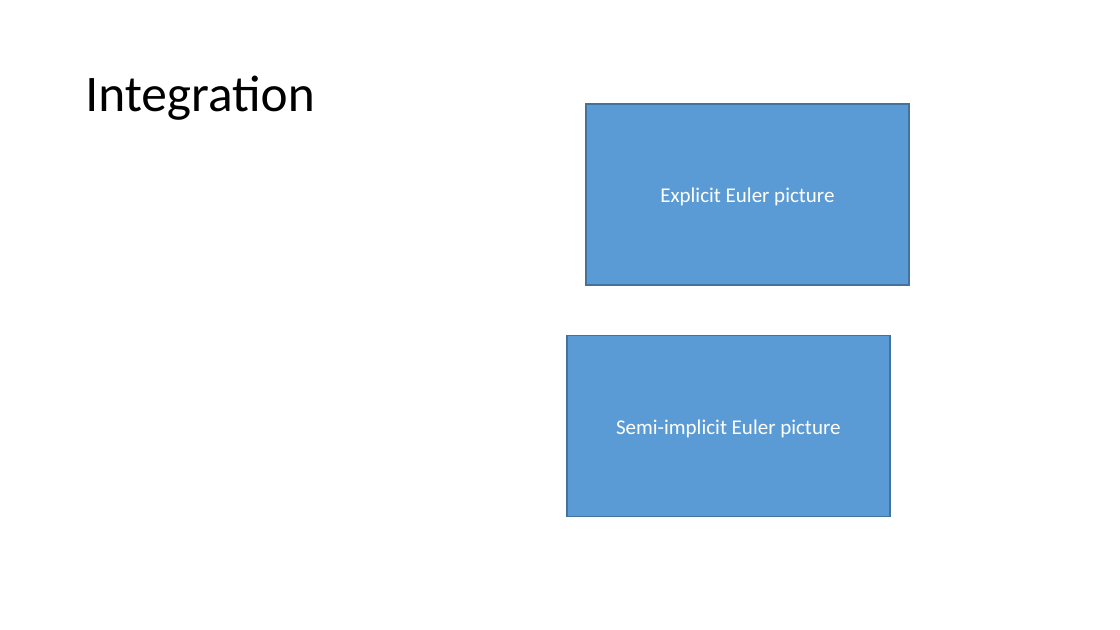
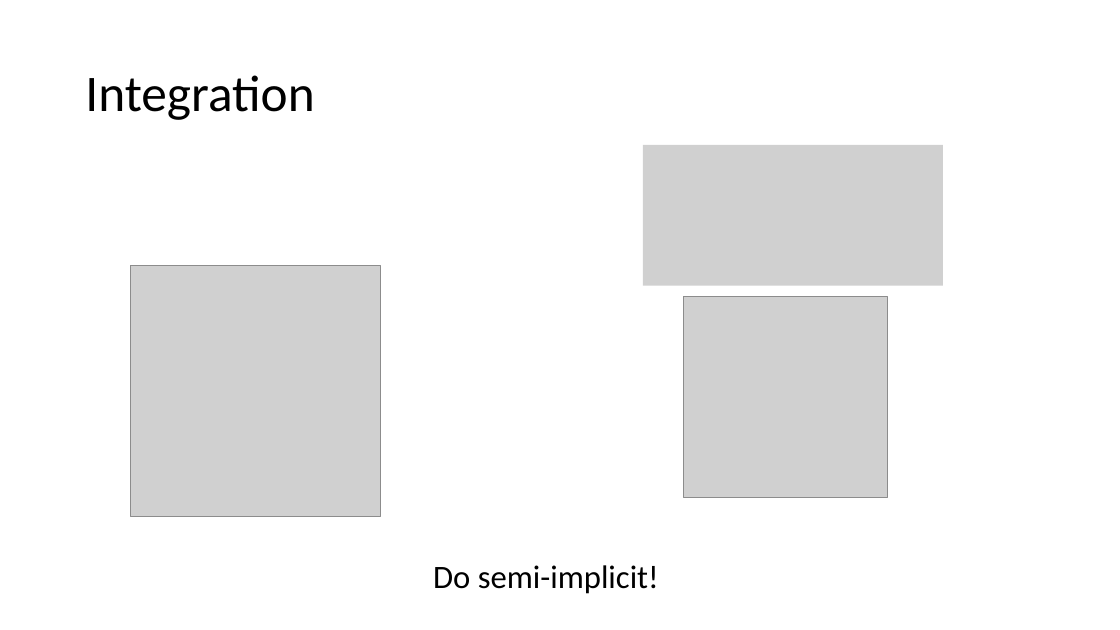
Before and after one commit to jodavis42/Physics2d, a slide deck: slide 14 of Physics 101.pptx. Drawn at 1120x630 pixels with LibreOffice and Linux fonts; fonts in the diff are those of the drawing; grey boxes stand for pictures. Boxes give left, top, right and bottom in pixels: in the first picture for what was removed or moved away, otherwise in the second. Text is boxed around its words. In the diff, an @@ line names an element or a change of style, - is before the commit and + after.

Commit message:
Added pictures for integration

```diff
--- a/Physics 101.pptx
+++ b/Physics 101.pptx
@@ rectangle removed at (x1=586, y1=104, x2=910, y2=285) @@
-Explicit Euler picture
@@ picture added at (x1=643, y1=145, x2=943, y2=286) @@
@@ picture added at (x1=130, y1=266, x2=381, y2=516) @@
@@ picture added at (x1=683, y1=297, x2=887, y2=498) @@
@@ rectangle removed at (x1=567, y1=336, x2=891, y2=517) @@
-Semi-implicit Euler picture
@@ text added at (x1=433, y1=565, x2=659, y2=594), 28 pt, text #000000 @@
+Do semi-implicit!
```
